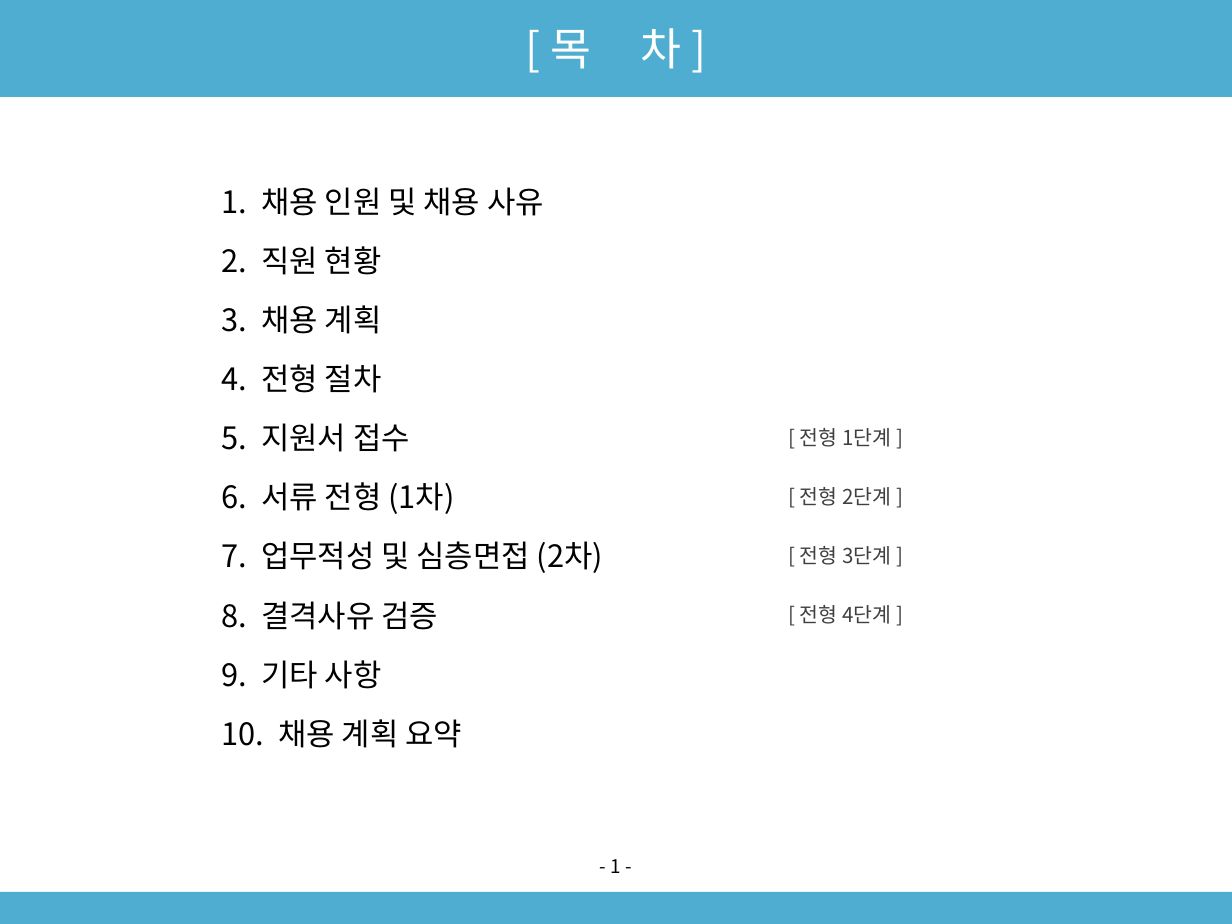
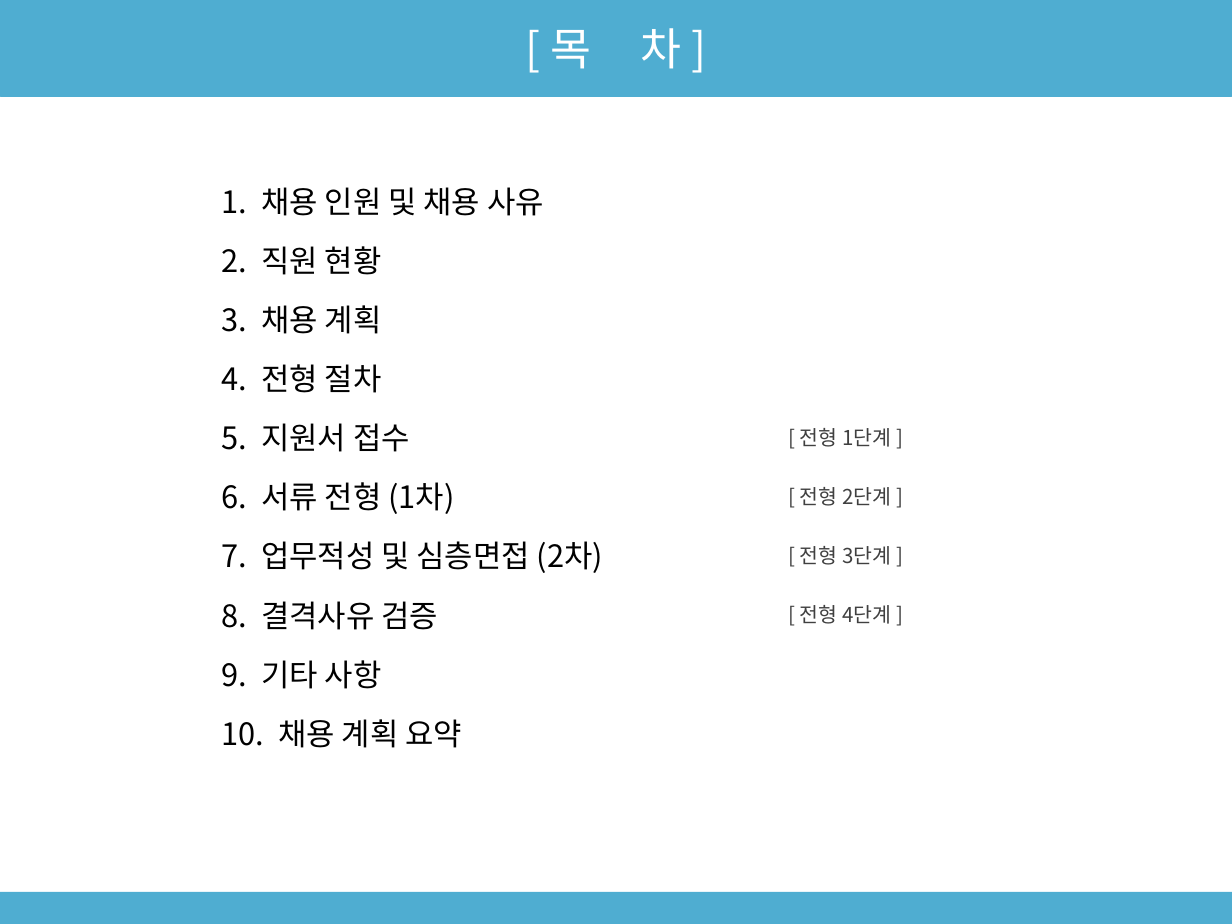
Before and after one commit to sogood459-max/miracle-guy, a slide deck: slide 2 of docs/2027년_사무직원_채용계획안.pptx. Drawn at 1232x924 pixels with LibreOffice and Linux fonts; fonts in the diff are those of the drawing. Boxes give left, top, right and bottom in pixels: in the first picture for what was removed or moved away, otherwise in the second. Text is boxed around its words. In the diff, an @@ line names an element or a change of style, - is before the commit and + after.

```diff
--- a/docs/2027년_사무직원_채용계획안.pptx
+++ b/docs/2027년_사무직원_채용계획안.pptx
@@ text removed at (x1=611, y1=859, x2=621, y2=873) @@
-- 1 -
```
Also in this commit, not shown: 10 other slides changed, 1 other file.
